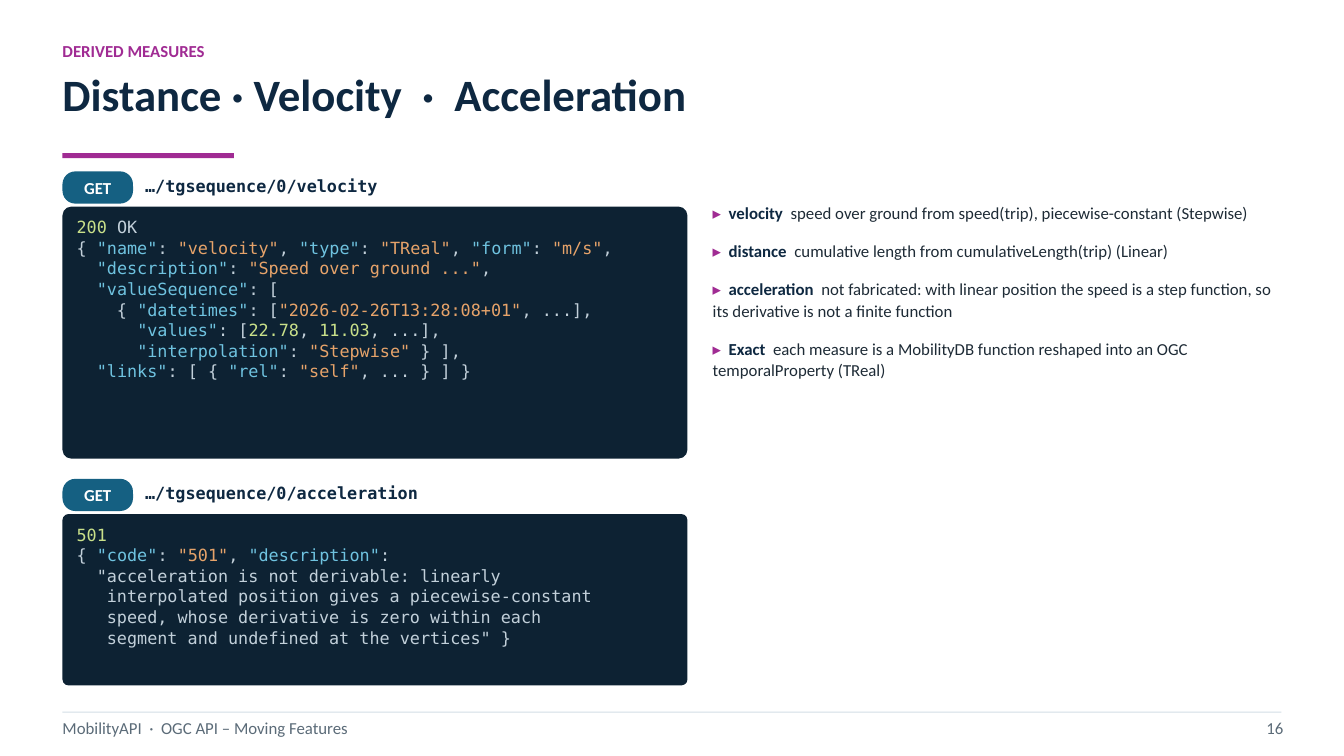
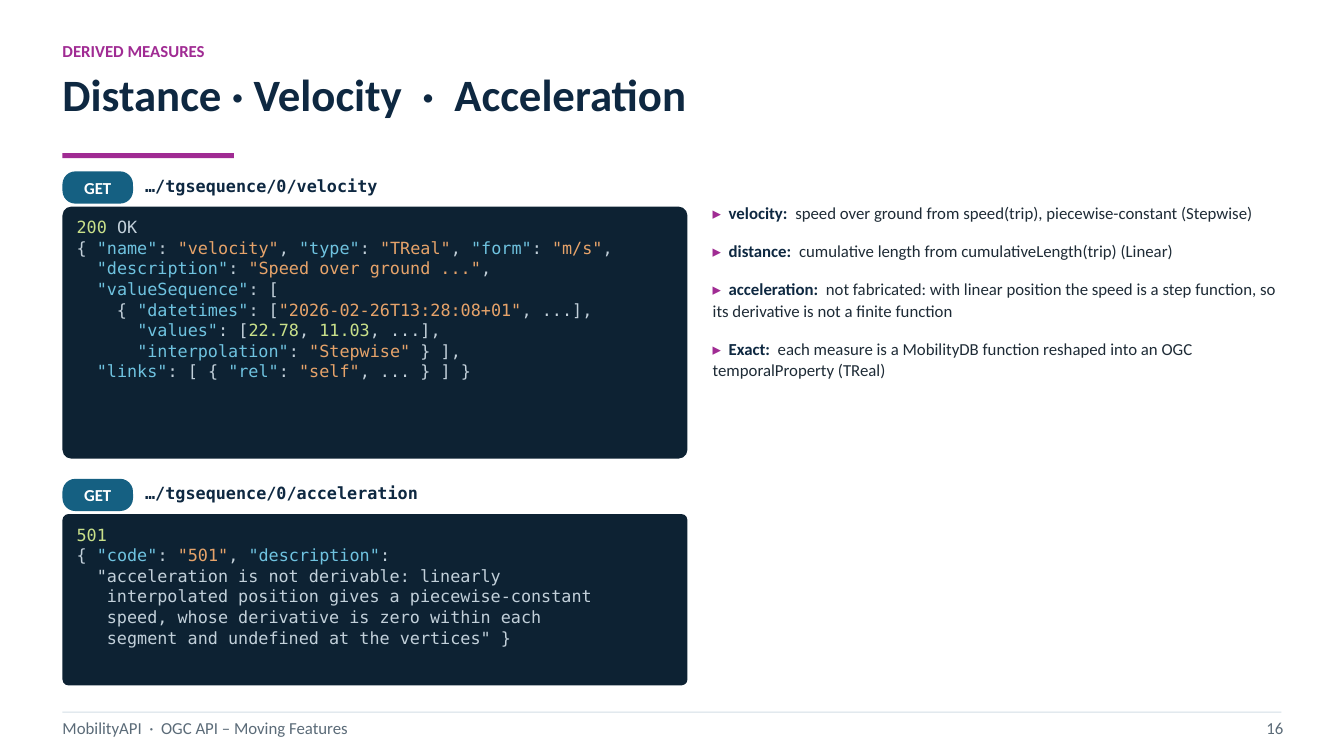
Before and after one commit to MobilityDB/MobilityAPI, a slide deck: slide 19 of MobilityAPIV5.pptx. Drawn at 1344x756 pixels with LibreOffice and Linux fonts; fonts in the diff are those of the drawing. Boxes give left, top, right and bottom in pixels: in the first picture for what was removed or moved away, otherwise in the second. Text is boxed around its words. In the diff, an @@ line names an element or a change of style, - is before the commit and + after.

Commit message:
V5 deck: colon after each bold keyword; transparent OGC logo corners
Bullets now read 'Keyword: description' across every slide (one change in the
shared bullets helper). The OGC Associate Member badge on the title slide has its
white corners knocked out to transparent (border-connected white only, so the
white OGC panel and Associate Member text stay solid), removing the white squares
against the navy background. PDF re-rendered.

```diff
--- a/MobilityAPIV5.pptx
+++ b/MobilityAPIV5.pptx
@@ text at [713,207,1275,379]: text changed @@
-▸ velocity speed over ground from speed(trip), piecewise-constant (Stepwise)
-▸ distance cumulative length from cumulativeLength(trip) (Linear)
-▸ acceleration not fabricated: with linear position the speed is a step function, so its derivative is not a finite function
-▸ Exact each measure is a MobilityDB function reshaped into an OGC temporalProperty (TReal)
+▸ velocity: speed over ground from speed(trip), piecewise-constant (Stepwise)
+▸ distance: cumulative length from cumulativeLength(trip) (Linear)
+▸ acceleration: not fabricated: with linear position the speed is a step function, so its derivative is not a finite function
+▸ Exact: each measure is a MobilityDB function reshaped into an OGC temporalProperty (TReal)
```
Also in this commit, not shown: 14 other slides changed, 1 other file.
